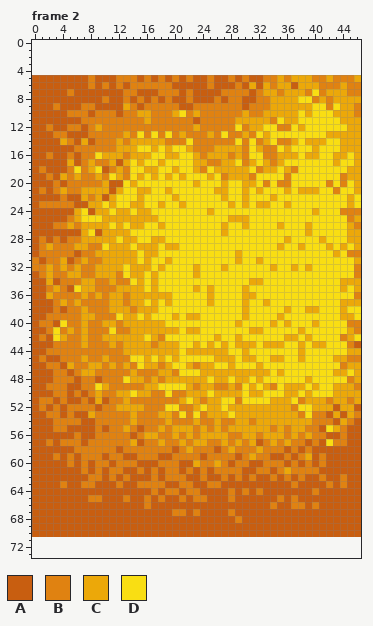
A pixel-art file gets an edit: art/beer-animation.aseprite. Above is the file before it was changed.
47x66 pixels, 15 frames. Shown: frame 2. The old version is drawn lined up with the new one, on the new canvas. The commit also changed other frames, which this record leaves out.
Palette (. is transparent): A #c85e10  B #e08211  C #eca809  D #f9de13
Pixels before, frame 2 (only the part around the change), first column x 0:
 0 ...............................................
 1 ...............................................
 2 ...............................................
 3 ...............................................
 4 ...............................................
 5 AAAAAAAABAAABBBABABABABAABAABABAABBCBCCCBBCBBBC
 6 AAAAAAAABABABABBBBBBAAAAABAAABACACBCCACCCBBBCBB
 7 AAAAABAAAAAAABBAAABBBABAAAABBBBABCCBCCCBDBCCCBB
 8 AAAAAAAAAABAABABABABAABAAABABBAABBCCCCDDBCBCCCC
 9 AAABAAABBAAAACBABBBBBAABBBBBBBABBBCCCCCCDDBDCCB
10 AAAAABBBABBBABBCCBBBCDBCBBBBBBCBBCCCCCDCDDDCCCB
11 AAAAAAABBBBBBBBBCBBBBBBABBBBBCCCCCBDCCDDDDDDCCC
12 AABAABBABCBBBBBBBBBBBBBCBBBBBDBCCDDBBDCDDDDDDCC
13 AAABBAAABBBBBCBDBDBDBCBBBCBDBBCBDCDDDDDDDDCCCCC
14 AAAACBACABBBCBCCCCCBBBDBBBBBBDBDBCDBBCDCCCDDCCC
15 AAAAAABBBBBBCCCDDCDCDDCBBBCCCCBDCBBDCDDDCDDDCCC
16 AABAABABBDCCCBCCCDDCCDDCBCCCBCBDDBBCCCDCCDDCCDC
17 AAAAACABCBBCACDCDDCDDDDCCBBCCDBCDCBCDDDDDDDCDDC
18 ABAAABDBCDABCBDDCCDDCDDCBDCCCCCDBCCDCBDDDDDDDCC
19 AABACBCBBCBDCBDCDCDCDCDDDCDBCCCBDDDDBDDDDDDDBCC
20 AAABABBBBBCAADCDDDDDDDDCDDDCDDCCDBDBBDDDDDBDBDC
21 ABABCBBCCCCACDDCCDDCDDDDDDCCDDCDCDDDCDCCCDDBDDC
22 AAAABAACBCACDDDCDDDDCDDDDDDCDDCDDDCDDDDDDDDDDCD
23 ABBBBBAACCDCDDCCDDCDDCDDDDDDCDCDCCDDCDDDDDDDDCD
24 AAAAAACDACCDCCDCCDDDDDDDDCDDDDDDDDDDDDDDCDDDBBB
25 AAAAABCDDDCCCCCCCCDDDDDDDDDDCCCDDDDDDDDDDDDDDBC
26 AAABBCBCCCCDCDCCDDCDDDDDDDDCDDCDDDDCDDDCDDDDDCB
27 AAAAAAACDACCCCDDDDDDDDDDDDDCDDDDDDDDDDDCDDDDDCC
28 ABABABBCCCCCDCCDDCCDDDDDDDDDDDDDDDDDCDDDDCDDDCC
29 ABCBBBCCBBDCCCDCCCDCCDDDDDDDDDDDDDDCDDCDDDCDCDC
30 ABBBBBABBCCCCCCDCCDDDDDDDDDDDCDDDDDDDDDDDDDCDBB
31 BABBCABCBBCCCCCDCDDCDDDDDDDDDCDDCDDDDDDDDDDDDDC
32 BBCBCBCBBCCCCDCCCDCDDDDCDDDCDDDDDDCDDCDCDDDDDDB
33 ABCBBCCBBCCCBDCCDCDDDDDCDDDDDDDDDDDDDDDDDDDDDDB
34 AACABBBCCBBCBBDCDCDDDDDDDDDDDDDCCDDDDDDDDDDDCCC
35 AABCBADCCBBBCCCCDCDDDDDCDCDDDDCDDDDDDDDDDDDDCDC
36 AACBBBBCBCBCCBCCCCCCDDDDDCDDDDCCDDDDDDDDDDDDDDB
37 AAABCBCBBBBCCBCCDCDCDDDDDCDDDDCDDCDDDDDDDDDDCCC
38 AAABABBCBBBCCCBCCCDDDDDDDDDDDDCDDDDDCDDCCDDDCDD
39 AABBBBBCCBBBDCCDCDDDCDCCDDDDDDCDDDDCDDDDDDDDCCD
40 ABBADBBCBBCCBCCCCCCDDDDDDDDDDCDDDDCDCDDDCDDDDBB
41 AABDBCBCBBBDBBCCCCCCCDCCDDDDDDDCCDDDDDCDDDDDDCB
42 ABADCBBCBBCCCCCCDCBDDDDDDDCDDCDDDDDDCCDCDDDDBCD
43 AAABBBBCBBBCBCCCCBCCCDDCDCDCDCCCDCCCDDCDCCDDDBA
44 AABBBBBBBBBBBCCCCCCCCDCCCCCCDDCDDDDDDDCDDDDDDCC
45 ABAABBBCBBCBBBDDCDCDCDDDDDCCCDCCDDCCDDCDDDDCCBB
46 AABBACBBCCBCBCBDCCBCDDCBCCDDCDDDCDDDDDDDDDDDBCC
47 AAABBABCCBBBBBCBBBCCBDDDCCCCCCCCCCDCDDDDDDDCCDC
48 AAABBBABBABBBDCCBCBCCCCCCDCCDCCDCDDDDDDCDDDDDBC
49 AABBBAABBDCBBBBBCCDDDDCBCCBBCBDCDCBDCCCDCDDCCCB
50 AAABBABABCBBCCDCCBBDBBCCCDCCCCDCCDDDCCDCDDDCCCC
51 ABBABAABACABBCBBBBBBBCDCBCCDDBDDDDCCCDBCCCBCCBC
52 ABABABBBBABBCCCCBBBDDBBCDCCDCCCCCCCCCBDDCCCACCA
53 AABBABAACBBBBBCBBBCCBDBDBCCCDCCCCCCCCCBDBBACACB
54 AAABBBBAABBBBBCBBBBCBBBCBBCBBCCBCCCCCCCCBBBACBA
55 AAABBAAAABABBCBABBCBCCCBCBCBCCCCCCBCBCCBBADCBAA
56 AAAAAABAABBBBBABCCBBCBCBCCCCBBCCBCCCBCBCBBAABAA
57 AABABBBABBBBBBCABBCBBCBCCBBCBCBCABCBCBBABADBBAA
58 AAAAAABBBBBBABBBBBBBABCBBBABCBBBCBBBABABAAAAAAA
59 AAABABABBBABBAABBBAABBBBABBBBABCBBAABABCABAAAAA
60 AAAAABABABBABBBAAABBBAACBBCBABBAABBBABABABAAAAA
61 AAAAAAABABABBAABABABBABABABBBBAABBABCBBBBAAAAAA
62 AAAAAAAABBABABAAABABBBAABAABABABAABABABAABAABAA
63 AAAABAABBAAABAABBBBAABBAABBAAAAAAAAAABAAAABABAA
64 AAAAAAAAAAAAAAAAABABBABBAAAABABABAAAAAAABAAAAAA
65 AAAAAAAABBAAABAABABAABABBAAABAAAAAABABAAAAAAAAA
66 AAAAAAAAAAAAAAAABAAAAAAAAAAAAAAAAABAABBABAAAAAA
67 AAAAAAAAAAAAAAAAAAAABBABAAAABAAAAAAAAAAAAAAAAAA
68 AAAAAAAAAAAAAAAAAAAAAAAAAAAAABAAAAAAAAAAAAAAAAA
69 AAAAAAAAAAAAAAAAAAAAAAAAAAAAAAAAAAAAAAAAAAAAAAA
70 AAAAAAAAAAAAAAAAAAAAAAAAAAAAAAAAAAAAAAAAAAAAAAA
71 ...............................................
72 ...............................................
73 ...............................................
Once edited:
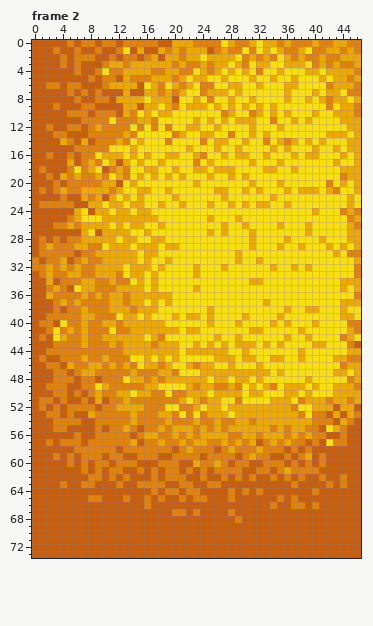
The edit:
canvas 47x66 -> 47x74, the old top-left corner now at 0,5
Frame 2:
y 0: x 0..46 ............................................... -> AAAAABABBABBABBBBBAACCCBBBBDCBBCDCCBCBBBCBBCCBB
y 1: x 0..46 ............................................... -> AAABAABAABAABDACAACBCBCCCABCBBDBDCDCBBCDBBCCBCB
y 2: x 0..46 ............................................... -> AAAABABBBAABABBABCACCBCCDCCCCDBCBCBDCBCBBCBBCCC
y 3: x 0..46 ............................................... -> AAAABABAAABCCBCCCCCCBCBBCBCCDCBDCCDDCCCDBCBCBBC
y 4: x 0..46 ............................................... -> AAAAAABAABDBBCCCCBBCCBBDCBCDCDCDBDDCDDDCCDCCCCB
y 5: x 10..13 AABB -> BBAC; x 15 A -> B; x 17..19 ABA -> CCC; x 21..36 ABAABAABABAABBCB -> CDCCDDCDDDCDDCDD; x 38..44 CCBBCBB -> DDDCDCC
y 6: x 2..3 AA -> BB; x 5..6 AA -> BB; x 8 B -> A; x 11..17 ABABBBB -> CCCCADC; x 19..24 BAAAAA -> DCBCDB; x 26..35 AAABACACBC -> DDCCDDCDDD; x 37..41 ACCCB -> CDDDD; x 43 B -> C; x 45 B -> C
y 7: x 7 A -> B; x 9 A -> B; x 13..14 BB -> CA; x 16..17 AA -> CC; x 19 B -> C; x 21..35 ABAAAABBBBABCCB -> CDDBCCCDCDDDDDD; x 37..41 CCBDB -> DDDCD; x 44 C -> D
y 8: x 6 A -> B; x 9 A -> B; x 12..19 ABABABAB -> CCCCDCCC; x 21..35 ABAAABABBAABBCC -> DDCDBDDCDDCDDDD; x 37 C -> D; x 39..40 DB -> CD; x 45 C -> D
y 9: x 14 B -> C; x 16..19 BBBB -> CCDC; x 21..33 AABBBBBBBABBB -> DCCCDCDCDCDCD; x 35..39 CCCCC -> DDDDD
y 10: x 13 B -> C; x 15 C -> D; x 17..20 BBBC -> DCCD; x 22..26 BCBBB -> DDDDD; x 28..30 BBC -> CDD; x 32..33 BC -> CD; x 35 C -> D; x 37 C -> D; x 39..40 CD -> DC
y 11: x 11 B -> D; x 15 B -> C; x 18..28 BBBBBABBBBB -> DDDDDCDCDCD; x 32..33 CC -> DD; x 36 C -> D; x 39 D -> C
y 12: x 14 B -> D; x 16 B -> D; x 18 B -> D; x 20..22 BBB -> DDC; x 24..28 BBBBB -> DDCDD; x 30 B -> D; x 32 C -> D; x 35..36 BB -> CD; x 38 C -> D
y 13: x 16 B -> D; x 18 B -> D; x 22..24 BBB -> DDC; x 26 B -> D; x 29..31 BCB -> DDC; x 45 C -> D
y 14: x 14 C -> D; x 16..18 CCC -> DDD; x 20..21 BB -> DD; x 23 B -> D; x 25..28 BBBB -> DCCD; x 30 B -> C; x 32..33 BC -> DB; x 35 B -> C; x 40 C -> D; x 44 C -> D
y 15: x 11..13 BCC -> DDD; x 17 C -> D; x 19 C -> D; x 23..25 BBB -> DDD; x 27..28 CC -> DD; x 30 B -> D; x 32..34 CBB -> DDC; x 43..44 DC -> CD
y 16: x 13 B -> D; x 15 C -> D; x 25..26 CC -> DD; x 28 B -> D; x 30 B -> C; x 33..36 BBCC -> CDDD; x 43 C -> D
y 17: x 10 B -> D; x 23..28 CCBBCC -> BDCDDD; x 30 B -> D; x 33..34 CB -> DD
y 18: x 24 B -> C; x 29..30 CC -> DD; x 32 B -> D; x 36..37 CB -> DC; x 44 D -> C
y 19: x 27 B -> D; x 29 C -> D; x 31 B -> D; x 36 B -> D
y 20: x 11 A -> C; x 27 C -> D; x 30 C -> D; x 33 B -> D; x 35..36 BB -> CD; x 44 B -> C
y 21: x 11 A -> B; x 42 D -> C
y 22: x 13 D -> C; x 30 C -> D
y 23: x 12 D -> C; x 25 D -> C
y 24: x 25 C -> D; x 45 B -> C
y 25: x 25 D -> C; x 28 C -> D; x 30 C -> D
y 27: x 16 D -> C; x 25 D -> C; x 31 D -> C
y 28..29: x 31 D -> C
y 35: x 25 C -> D; x 30 C -> D
y 36: x 25 C -> D; x 30..31 CC -> DD
y 37: x 25 C -> D; x 30 C -> D
y 38: x 25 D -> C; x 30 C -> D
y 39..40: x 25 D -> C
y 42: x 37 C -> D
y 43: x 34 C -> D; x 38 C -> D
y 71..73: x 0..46 ............................................... -> AAAAAAAAAAAAAAAAAAAAAAAAAAAAAAAAAAAAAAAAAAAAAAA
Pixel boxes of the changes (left, top, right, bottom) in both pictures:
changed: (32, 40, 361, 250)
changed: (207, 285, 214, 327)
changed: (242, 285, 256, 313)
changed: (270, 334, 305, 348)
added: (32, 537, 361, 558)
